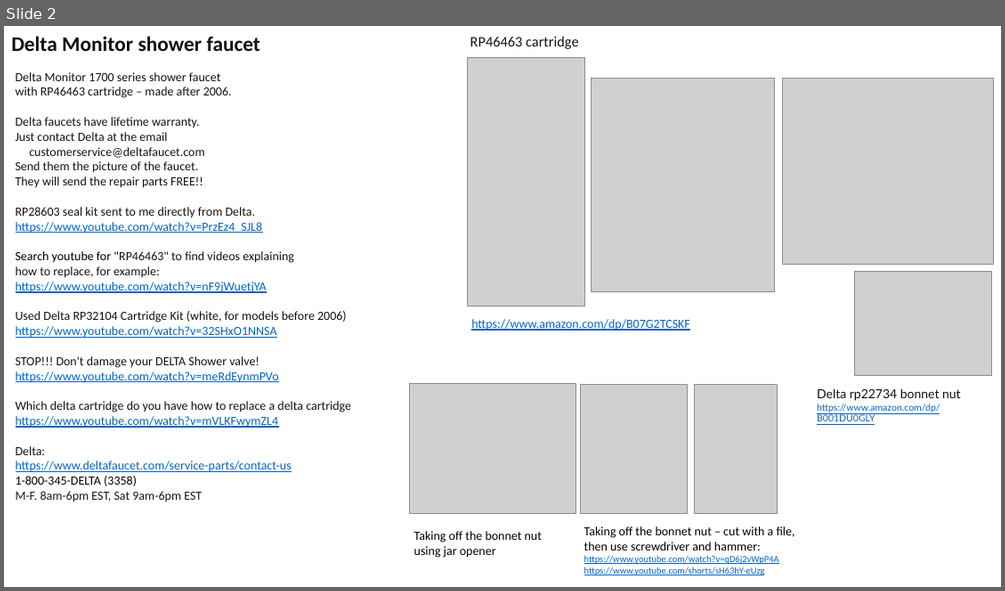
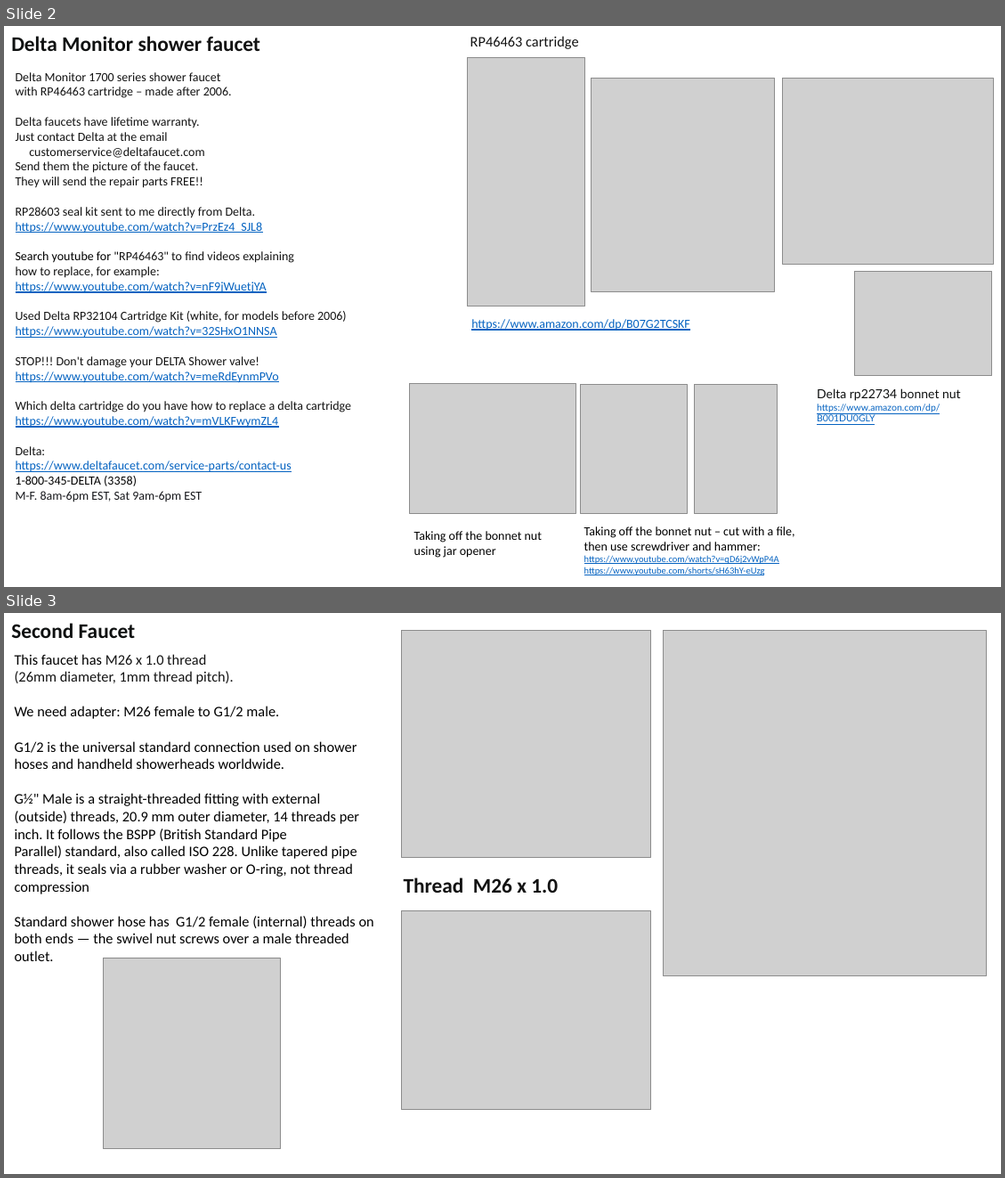
Before and after one commit to lselector/misc_farm, a slide deck: faucets.pptx. Shown one above the other, each under a label of ours: slide 2 before the commit, slides 2 and 3 after it. The pictures are 1005x591 and 1005x1178 pixels, drawn with LibreOffice and Linux fonts; fonts in the diff are those of the drawing; grey boxes stand for pictures. Boxes give left, top, right and bottom in pixels: in the first picture for what was removed or moved away, otherwise in the second. Text is boxed around its words. In the diff, an @@ line names an element or a change of style, - is before the commit and + after.

Commit message:
update

```diff
--- a/faucets.pptx
+++ b/faucets.pptx
@@ slide 3 added at bbox=[4, 613, 1001, 1174], background #FFFFFF @@
@@ text added at bbox=[11, 623, 136, 638], 20 pt, text #0F1111, bold @@
+Second Faucet
@@ picture added at bbox=[402, 630, 651, 857] @@
@@ picture added at bbox=[663, 630, 987, 976] @@
@@ text added at bbox=[15, 654, 374, 961], 14 pt, text #000000 @@
+This faucet has M26 x 1.0 thread
+(26mm diameter, 1mm thread pitch).
+We need adapter: M26 female to G1/2 male.
+G1/2 is the universal standard connection used on shower hoses and handheld showerheads worldwide.
+G½" Male is a straight-threaded fitting with external (outside) threads, 20.9 mm outer diameter, 14 threads per inch. It follows the BSPP (British Standard Pipe Parallel) standard, also called ISO 228. Unlike tapered pipe threads, it seals via a rubber washer or O-ring, not thread compression
+Standard shower hose has G1/2 female (internal) threads on both ends — the swivel nut screws over a male threaded outlet.
@@ text added at bbox=[404, 877, 558, 892], 20 pt, text #131313, bold @@
+Thread M26 x 1.0
@@ picture added at bbox=[402, 910, 651, 1110] @@
@@ picture added at bbox=[103, 957, 280, 1149] @@
```
